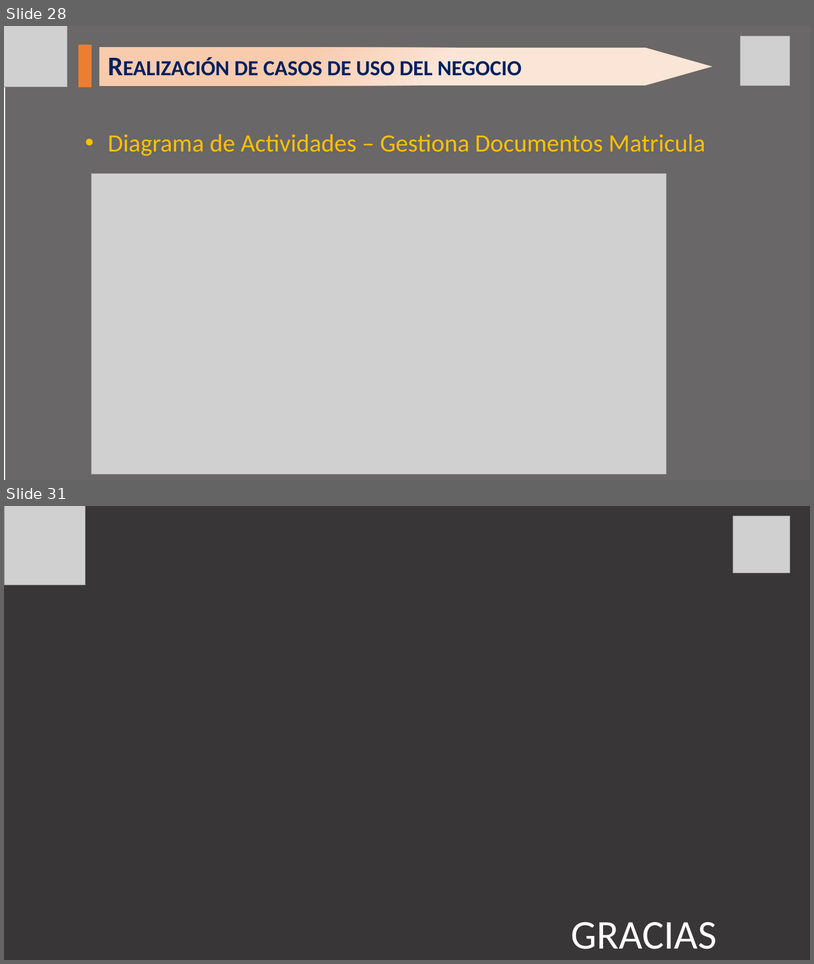
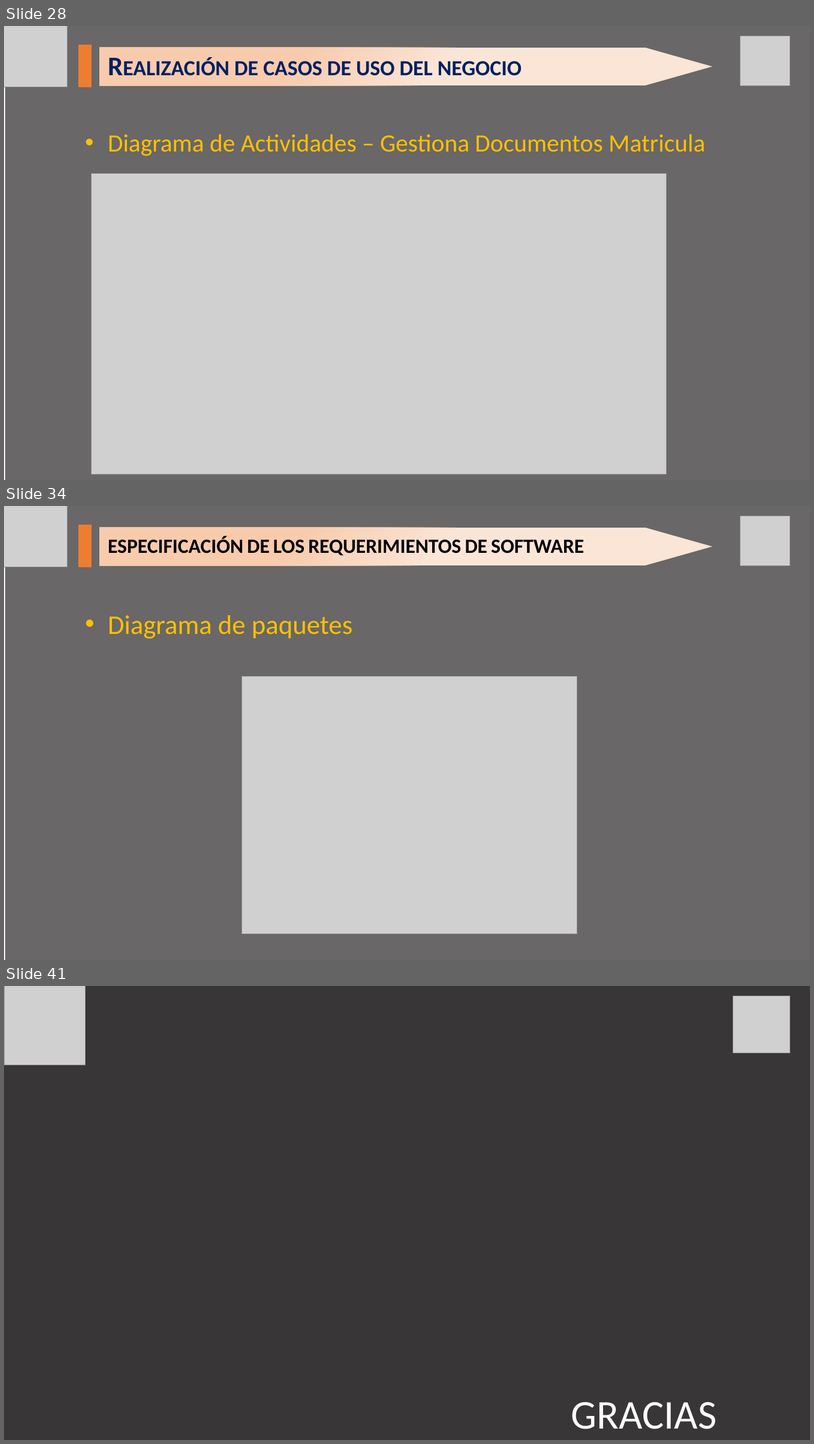
Before and after one commit to rojfrank/ing_req_rr, a slide deck: Requerimiento_Presentacion1.pptx. Shown one above the other, each under a label of ours: slides 28 and 31 before the commit, slides 28, 34 and 41 after it; the slides between them are not shown. The pictures are 814x964 and 814x1444 pixels, drawn with LibreOffice and Linux fonts; fonts in the diff are those of the drawing; grey boxes stand for pictures; background and template pictures are left out; a plain dark background stands for a picture behind light text. Boxes give left, top, right and bottom in pixels: in the first picture for what was removed or moved away, otherwise in the second. Text is boxed around its words. In the diff, an @@ line names an element or a change of style, - is before the commit and + after.

```diff
--- a/Requerimiento_Presentacion1.pptx
+++ b/Requerimiento_Presentacion1.pptx
@@ slide 34 added at bbox=[4, 506, 810, 960], background picture (left out) @@
@@ picture added at bbox=[4, 506, 68, 567] @@
@@ rectangle added at bbox=[5, 506, 810, 960], fill #3B3838 at 76% opacity @@
@@ picture added at bbox=[741, 516, 791, 566] @@
@@ rectangle added at bbox=[79, 525, 91, 567], fill #ED7D31, outline #ED7D31 1 pt @@
@@ pentagon arrow added at bbox=[99, 528, 713, 566], fill gradient #FBE5D6 to #F8CBAD @@
@@ title added at bbox=[108, 537, 584, 556], 24 pt, text #000000, bold, small capitals @@
+ESPECIFICACIÓN DE LOS REQUERIMIENTOS DE SOFTWARE
@@ text added at bbox=[108, 615, 353, 639], 32 pt, text #FFC000 @@
+• Diagrama de paquetes
@@ picture added at bbox=[242, 676, 578, 934] @@
@@ what was slide 31 is now slide 41 @@
```
Also in this commit, not shown: 14 slides changed, 10 other slides added, 1 slide removed, 1 other file.
